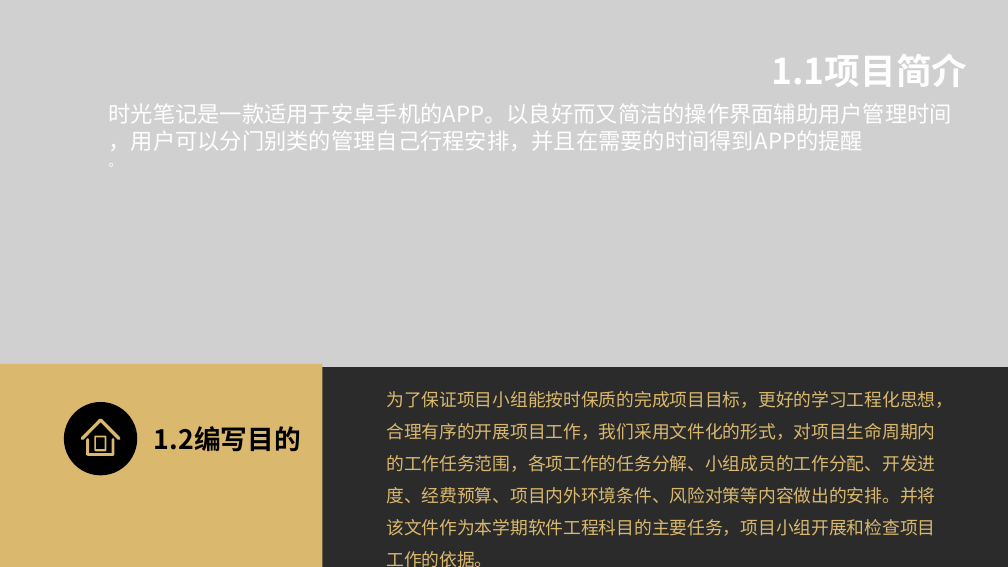
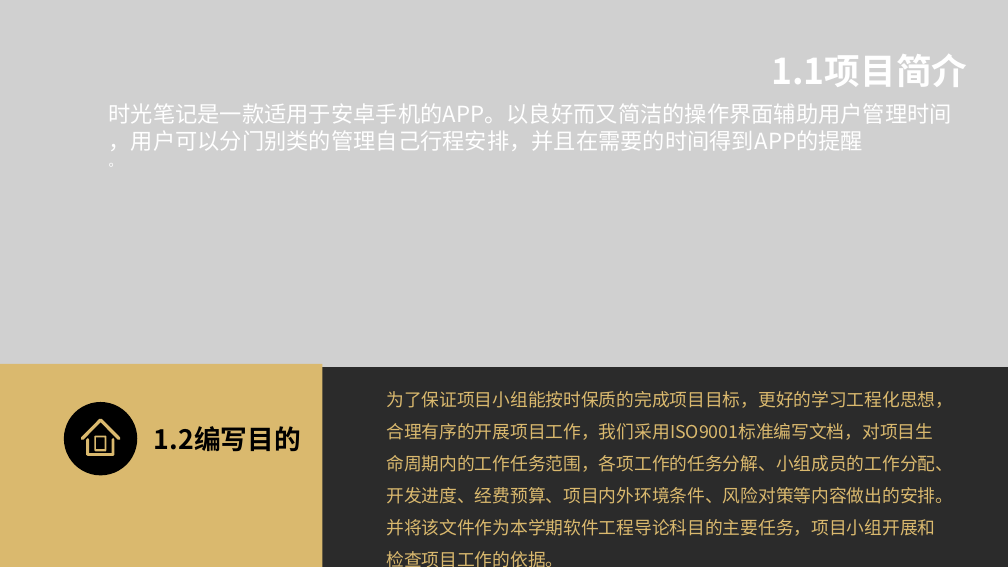
Before and after one commit to SE-2018-G01/TimeNote, a slide deck: slide 4 of SE2018春-G01-项目计划.pptx. Drawn at 1008x567 pixels with LibreOffice and Linux fonts; fonts in the diff are those of the drawing; grey boxes stand for pictures; background and template pictures are left out; a plain dark background stands for a picture behind light text. Boxes give left, top, right and bottom in pixels: in the first picture for what was removed or moved away, otherwise in the second. Text is boxed around its words. In the diff, an @@ line names an element or a change of style, - is before the commit and + after.

Commit message:
1
2

```diff
--- a/SE2018春-G01-项目计划.pptx
+++ b/SE2018春-G01-项目计划.pptx
@@ text at <box>386,391,953,567</box>: text changed @@
-为了保证项目小组能按时保质的完成项目目标，更好的学习工程化思想，合理有序的开展项目工作，我们采用文件化的形式，对项目生命周期内的工作任务范围，各项工作的任务分解、小组成员的工作分配、开发进度、经费预算、项目内外环境条件、风险对策等内容做出的安排。并将该文件作为本学期软件工程科目的主要任务，项目小组开展和检查项目工作的依据。
+为了保证项目小组能按时保质的完成项目目标，更好的学习工程化思想，合理有序的开展项目工作，我们采用ISO9001标准编写文档，对项目生命周期内的工作任务范围，各项工作的任务分解、小组成员的工作分配、开发进度、经费预算、项目内外环境条件、风险对策等内容做出的安排。并将该文件作为本学期软件工程导论科目的主要任务，项目小组开展和检查项目工作的依据。
```
Also in this commit, not shown: 4 other slides changed.
